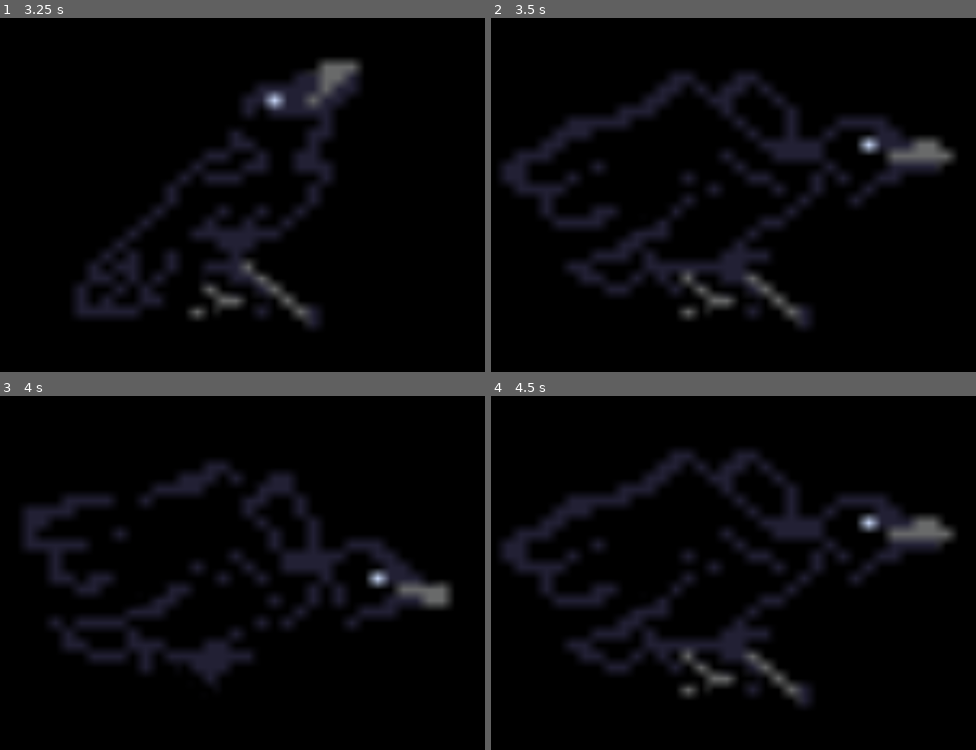
Above: before the commit, frames 1-4 (two rows, left to right).
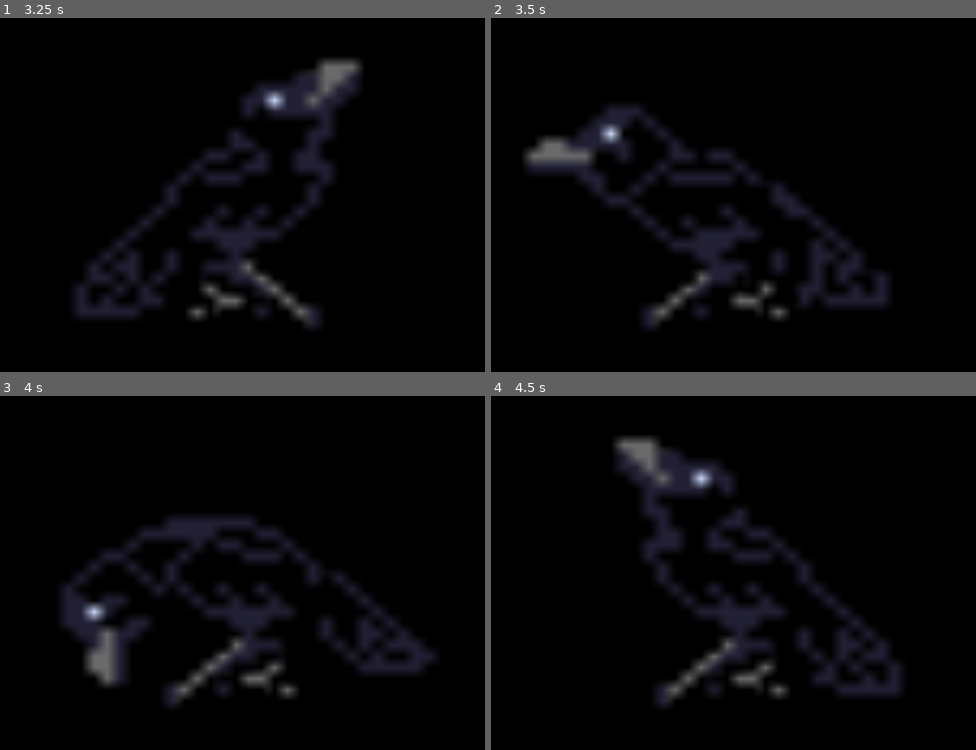
Above: after the commit, the same moments.

Repository: LiliesInLakes/pc-companion
Game: Godot game, scene res://scene1.tscn
The game is run twice, just before and just after one commit, with the same random seed, the same clock (stepped at 60 frames per second) and the same inputs.
Inputs (mouse positions are in pixels of both pictures, inside the frame that each line leads up to):
- Up to frame 1 (3.25 s): tap Enter at 0.5 s; drag from (227, 180) to (315, 53) at 0.52 s; drag from (92, 255) to (227, 180) at 1.27 s; move the mouse to (315, 53) at 2.02 s; hold Right 2.03-2.75 s; tap Alt at 2.1 s; drag from (203, 364) to (19, 106) at 2.77 s
- Up to frame 2 (3.5 s): no input
- Up to frame 3 (4 s): move the mouse to (465, 707) at 3.52 s; hold Left from 3.53 s (still down); tap Alt at 3.6 s
- Up to frame 4 (4.5 s): release Left at 4.25 s; drag from (510, 484) to (718, 558) at 4.27 s

Frame 1 is identical in both runs. In frame 2, 18% of the frame differs, in the area x 2-96%, y 15-88%; in frame 3, 18%; in frame 4, 19%, in the area x 2-96%, y 11-88%.

Commit message:
now it doesnt get stuck on the top

Diff:
--- a/whtvr.gd
+++ b/whtvr.gd
@@ -63,7 +63,10 @@
 		direction.y = [-1, 0, 1].pick_random()
 		maybe_idle()
 	if window_pos.y <= 0 or window_pos.y >= screen_size.y - window_size.y:
-		direction.y = 1 if window_pos.y <= 0 else -1
+		if window_pos.y <= 0:
+			direction.y = -1
+		else:
+			direction.y = 1
 		if(is_walking):
 			animated_sprite.play("fly")
 		maybe_idle()
